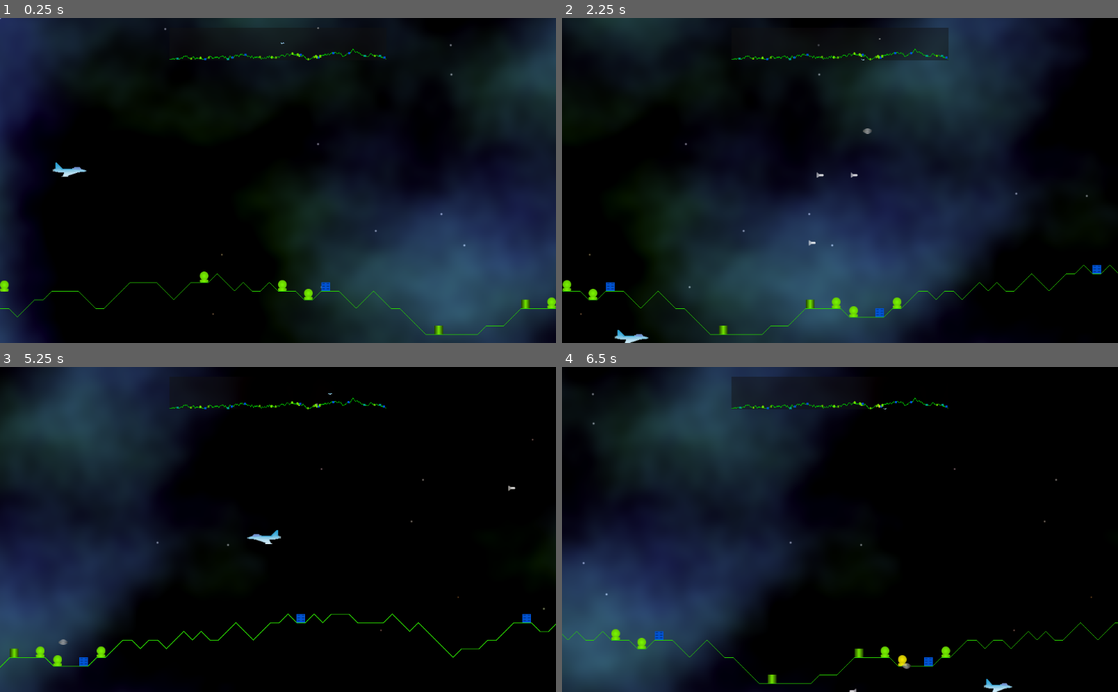
Above: before the commit, frames 1-4 (two rows, left to right).
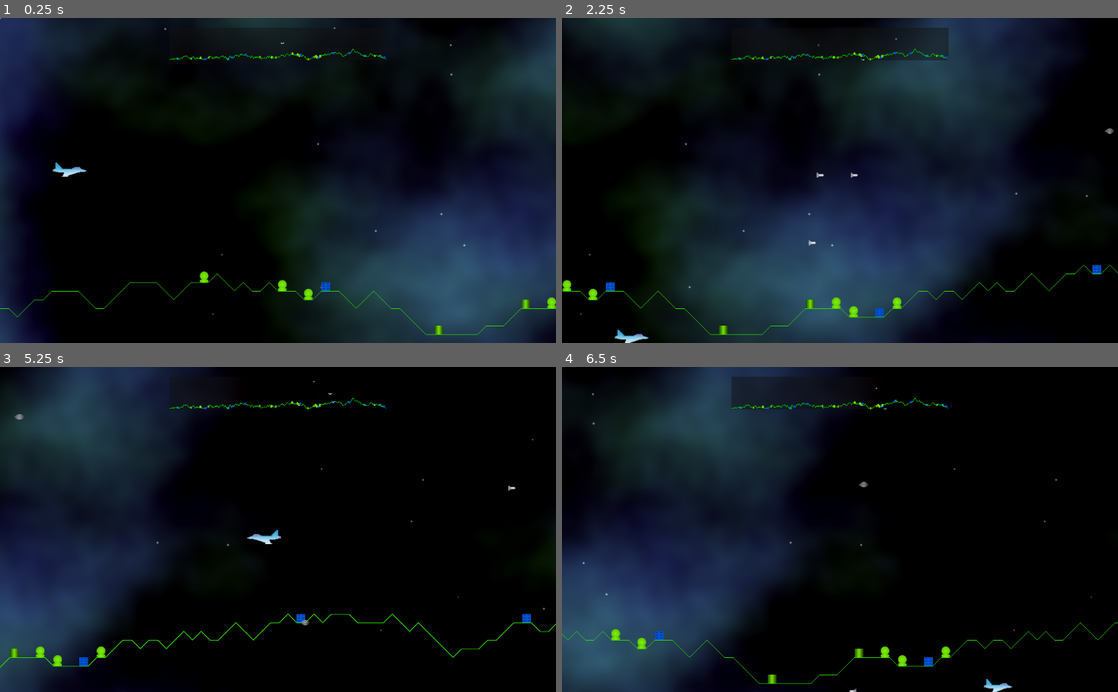
Above: after the commit, the same moments.

Repository: andrew-wilkes/godotia
Game: Godot game, scene res://scenes/Main.tscn
Two runs of this game, one before a commit and one after it. Both use one fixed random seed, a clock stepped at 60 frames per second and the inputs below.
Inputs:
- Up to frame 1 (0.25 s): no input
- Up to frame 2 (2.25 s): tap Enter (ui_accept) at 0.5, 0.77, 1.52 s; hold Right (ui_right) 0.53-1.28 s; hold Down (ui_down) 1.28-2.03 s; hold Right (ui_right) from 2.03 s (still down)
- Up to frame 3 (5.25 s): release Right (ui_right) at 2.78 s; hold Up (ui_up) 2.78-3.53 s; tap Enter (ui_accept) at 3.02, 3.77, 4.52 s; hold Left (ui_left) 3.53-5.03 s; hold Down (ui_down) from 5.03 s (still down)
- Up to frame 4 (6.5 s): release Down (ui_down) at 5.78 s; hold Right (ui_right) from 5.78 s (still down); tap Enter (ui_accept) at 6.02 s

The runs differ from the first frame. In frame 1, less than 0.1% of the frame differs, in the area x 0-61%, y 2-85%; in frame 2, less than 0.1%; in frame 3, less than 0.1%; in frame 4, 0.1%, in the area x 53-63%, y 6-93%.

Commit message:
Move structures scene out of the way to avoid unwanted collisions

Diff:
--- a/autoload/Structures.gd
+++ b/autoload/Structures.gd
@@ -15,3 +15,4 @@
 			print(generate().title)
 	else:
 		visible = false
+		position.y = -999 # Prevent unwanted collisions with the autoloaded nodes
--- a/project.godot
+++ b/project.godot
@@ -9,6 +9,11 @@
 config_version=4
 
 _global_script_classes=[ {
+"base": "Area2D",
+"class": "Enemy",
+"language": "GDScript",
+"path": "res://scenes/Enemy.gd"
+}, {
 "base": "ColorRect",
 "class": "GSky",
 "language": "GDScript",
@@ -18,6 +23,16 @@
 "class": "Map",
 "language": "GDScript",
 "path": "res://scenes/Map.gd"
+}, {
+"base": "Area2D",
+"class": "Missile",
+"language": "GDScript",
+"path": "res://scenes/Missile.gd"
+}, {
+"base": "Area2D",
+"class": "Shot",
+"language": "GDScript",
+"path": "res://scenes/Shot.gd"
 }, {
 "base": "KinematicBody2D",
 "class": "Structure",
@@ -30,8 +45,11 @@
 "path": "res://scenes/Terrain.gd"
 } ]
 _global_script_class_icons={
+"Enemy": "",
 "GSky": "",
 "Map": "",
+"Missile": "",
+"Shot": "",
 "Structure": "res://textures/structures/aparto.png",
 "Terrain": ""
 }
--- a/scenes/Enemy.gd
+++ b/scenes/Enemy.gd
@@ -1,4 +1,6 @@
 extends Area2D
+
+class_name Enemy
 
 enum { MOVING_TO_TARGET, DRAINING_ENERGY, MOVING_TO_PLAYER, LIFTING, DEAD }
 
@@ -21,7 +23,7 @@
 		MOVING_TO_TARGET:
 			move(delta)
 		DRAINING_ENERGY:
-			if globals.structures[sid].get_energy_all_got(RATE_OF_DRAINING_ENERGY * delta):
+			if sid and globals.structures[sid].get_energy_all_got(RATE_OF_DRAINING_ENERGY * delta):
 				state = MOVING_TO_PLAYER
 				globals.structures[sid].targeted = false
 				sid = 0
@@ -57,7 +59,8 @@
 			# Was leeching off an energy source
 			globals.structures[sid].targeted = false
 			globals.structures[sid].charging = true
-			state = DEAD
+		sid = 0
+	state = DEAD
 	got_hit()
 	destroy()
 
--- a/scenes/Main.gd
+++ b/scenes/Main.gd
@@ -3,8 +3,8 @@
 const THRUST = 500
 const MAX_SPEED = 500
 const TOP_LEVEL = 14
-const TEST_STRUCT = true
-const TEST_ENEMY = true
+const TEST_STRUCT = false
+const TEST_ENEMY = false
 
 enum { LEFT, RIGHT }
 
--- a/scenes/Missile.gd
+++ b/scenes/Missile.gd
@@ -1,4 +1,6 @@
 extends Area2D
+
+class_name Missile
 
 var speed = 500
 var direction = 1
--- a/scenes/Player.gd
+++ b/scenes/Player.gd
@@ -20,6 +20,10 @@
 
 
 func _on_Player_area_entered(_area):
+	if _area is Shot:
+		print("Shot")
+	if _area is Enemy:
+		print("Enemy")
 	print(_area.name)
 
 
--- a/scenes/Shot.gd
+++ b/scenes/Shot.gd
@@ -1,4 +1,6 @@
 extends Area2D
+
+class_name Shot
 
 var speed = 300
 var direction : Vector2
--- a/scenes/Structure.tscn
+++ b/scenes/Structure.tscn
@@ -7,7 +7,6 @@
 
 [node name="Structure" type="KinematicBody2D"]
 collision_layer = 2
-collision_mask = 65
 
 [node name="CollisionShape2D" type="CollisionShape2D" parent="."]
 position = Vector2( -8, -8 )
